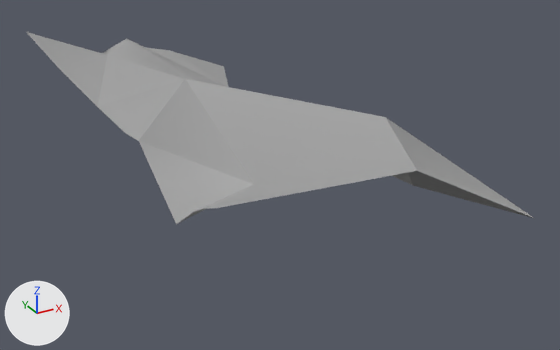
The glTF model Rogue-Robots/Assets/Models/ModularBlocks/FloorCliff1.gltf, before and after one commit.
Before and after are seen from a camera (50 mm lens) standing at (-4.12, -6.2, 2.69) and looking at (-0.9, -0.35, -0.24). Every picture has the same lights, and +X, +Y and +Z are marked at lower left. Vertices at the same position are counted once.

Objects in the first picture: 'FloorCliff1'.
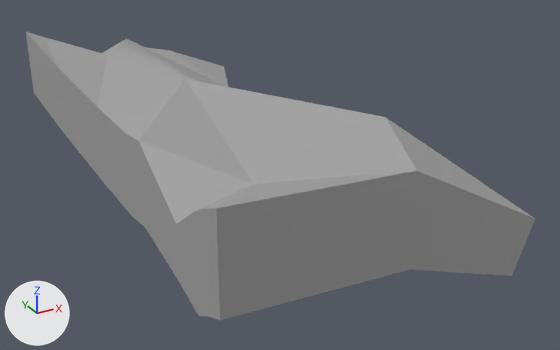
The change, as a list of edits to the scene's bpy script:
```text
Change me_scene_011:
    used by ob_floorcliff1; location = (0.0, 0.0, 0.0)
    remove me_scene_011.from_pydata(...)  # 26 vertices, 30 faces; spans x -2.5..0.14, y -2.5..2.5, z 0.0..0.75
    add me_scene_011.from_pydata(...)  # 52 vertices, 146 faces; spans x -2.5..0.14, y -2.5..2.5, z -0.46..0.75
    me_scene_011 part 1
    11 vertices are added at x -2.5..-0.03, y -2.5..2.5, z -0.46..-0.05
    10 new vertices lie (0.0, 0.0, -0.46) away from vertices in x -2.5..-0.71, y -1.83..2.5, z 0.27..0.75
    5 new vertices lie (0.0, 0.0, -0.7) away from vertices in x -2.5, y -1.16..2.5, z 0.63..0.71
    116 new faces join them
```

Pixel boxes (x1, y1, x2, y2) of what changed, in the pictures (560 x 350 px):
'FloorCliff1', reshaped (50% taller): before (27, 32, 534, 224); after (26, 32, 535, 320)
part 1 of me_scene_011, added: after (26, 32, 535, 320)
